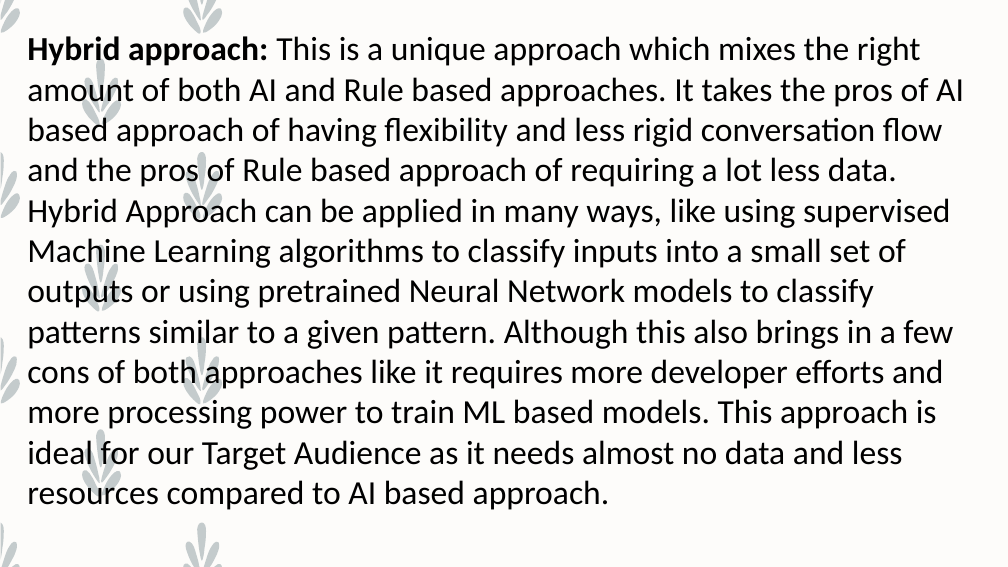
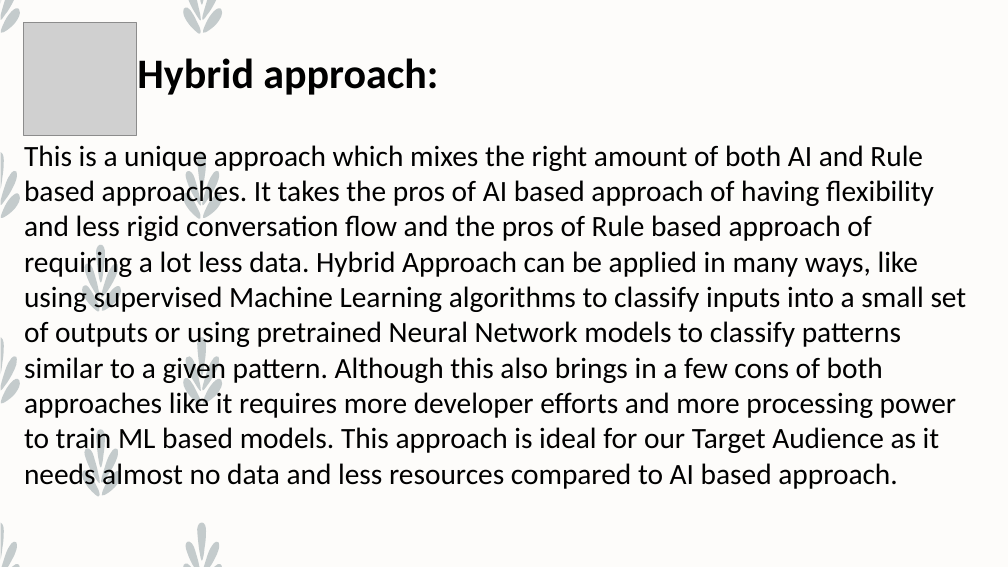
Before and after one commit to Graviton5/Minor-Project, a slide deck: slide 6 of Chatbot/Presentation Data/Final Presentation.pptx. Drawn at 1008x567 pixels with LibreOffice and Linux fonts; fonts in the diff are those of the drawing; grey boxes stand for pictures. Boxes give left, top, right and bottom in pixels: in the first picture for what was removed or moved away, otherwise in the second. Text is boxed around its words. In the diff, an @@ line names an element or a change of style, - is before the commit and + after.

```diff
--- a/Chatbot/Presentation Data/Final Presentation.pptx
+++ b/Chatbot/Presentation Data/Final Presentation.pptx
@@ picture added at [23,23,136,135] @@
@@ text at [24,58,967,491]: text changed; size 32 to 28 pt @@
-Hybrid approach: This is a unique approach which mixes the right amount of both AI and Rule based approaches. It takes the pros of AI based approach of having flexibility and less rigid conversation flow and the pros of Rule based approach of requiring a lot less data. Hybrid Approach can be applied in many ways, like using supervised Machine Learning algorithms to classify inputs into a small set of outputs or using pretrained Neural Network models to classify patterns similar to a given pattern. Although this also brings in a few cons of both approaches like it requires more developer efforts and more processing power to train ML based models. This approach is ideal for our Target Audience as it needs almost no data and less resources compared to AI based approach.
+Hybrid approach:
+This is a unique approach which mixes the right amount of both AI and Rule based approaches. It takes the pros of AI based approach of having flexibility and less rigid conversation flow and the pros of Rule based approach of requiring a lot less data. Hybrid Approach can be applied in many ways, like using supervised Machine Learning algorithms to classify inputs into a small set of outputs or using pretrained Neural Network models to classify patterns similar to a given pattern. Although this also brings in a few cons of both approaches like it requires more developer efforts and more processing power to train ML based models. This approach is ideal for our Target Audience as it needs almost no data and less resources compared to AI based approach.
```
Also in this commit, not shown: 8 other slides changed, 1 slide added, 1 slide removed, 1 other file.
